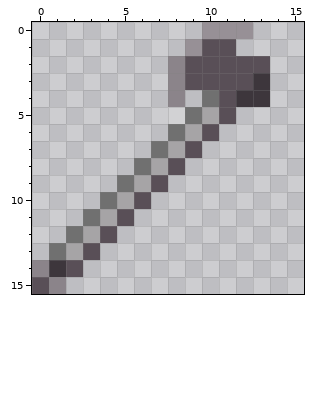
Two states of a pixel-art sprite, RP/textures/items/netherite_poleaxe.png. The first picture shows the starting point.
The file is 16x16 pixels. Colours within 5 levels of each other are drawn and written as one.
After:
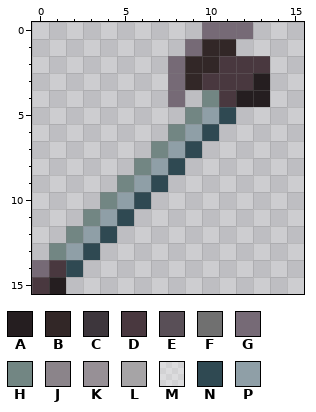
Palette (. is transparent): A #251e20  B #322727  C #3d363c  D #49383f  E #594f57  F #707070  G #766a76  H #728683  J #8b848a  K #979096  L #a6a4a6  M #ffffff4d  N #2f4952  P #8f9fa7
The exact change:
Changed rows in their new state; - is an unchanged pixel.
first column x 0:
 0 ----------GGG-
 1 ---------GBB--
 2 --------GBBDDD
 3 --------GBDDDA
 4 --------G-HDAA
 5 --------.HPN--
 6 --------HPN---
 7 -------HPN----
 8 ------HPN-----
 9 -----HPN------
10 ----HPN-------
11 ---HPN--------
12 --HPN---------
13 -HPN----------
14 GDN-----------
15 DA------------
